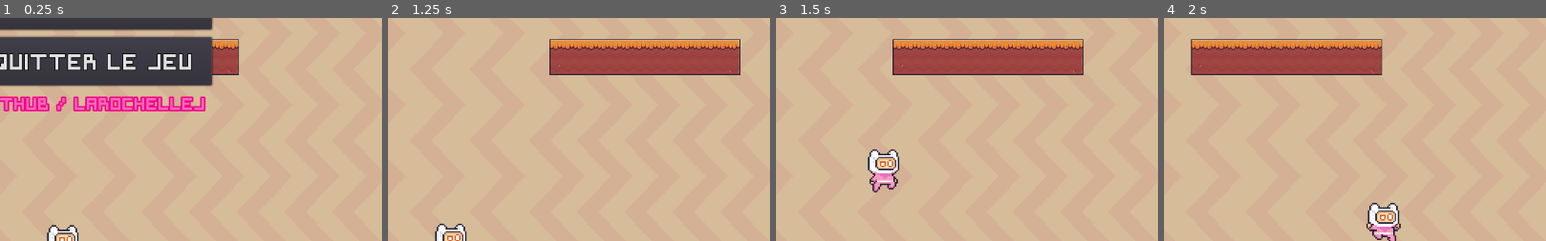
Above: before the commit, frames 1-4 (left to right).
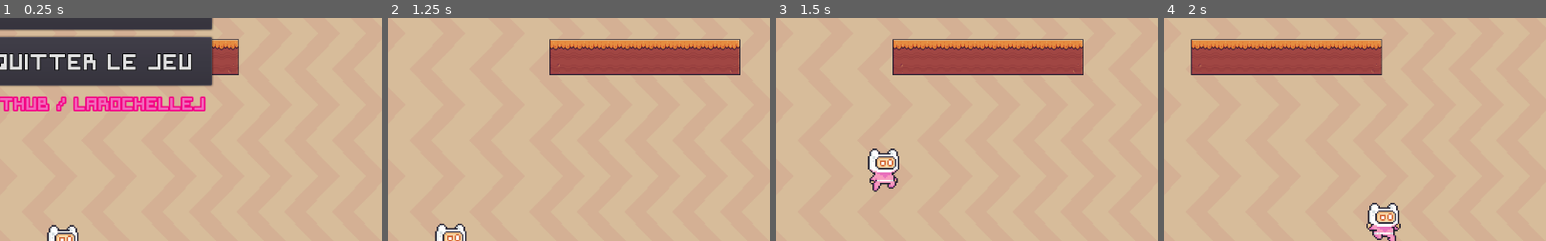
Above: after the commit, the same moments.

Repository: LarochelleJ/Jeu-final-Jeux2D-
Game: Godot game, scene res://Scenes/Main.tscn
Same seed, same stepped clock (60 frames per second), same inputs: the game is played once before the commit and once after it.
Inputs:
- Up to frame 1 (0.25 s): no input
- Up to frame 2 (1.25 s): click "Lancer le jeu" at 0.5 s
- Up to frame 3 (1.5 s): tap Enter (ui_accept) at 1.25 s; hold Right (ui_right) from 1.28 s (still down)
- Up to frame 4 (2 s): keep holding Right (ui_right); tap Enter (ui_accept) at 1.52 s
The pictures show only the part of the screen within x 36-86%, y 42-92%; the shares and areas given below are measured in that part.

Frames 1-2 are identical in both runs. In frame 3, 0.5% of the frame differs, in the area x 24-33%, y 58-79%; in frame 4, nothing differs.

Commit message:
Petites corrections
safe_margin sur la collision du joueur règle le jittering lorsque la gravité est élevé

Diff:
--- a/Scenes/Level.tscn
+++ b/Scenes/Level.tscn
@@ -101,6 +101,7 @@
 
 [node name="Player" parent="." instance=ExtResource( 4 )]
 position = Vector2( 457, 560 )
+collision/safe_margin = 0.3
 
 [node name="Plateforme" parent="." groups=["Static Platforms", "Static items"] instance=ExtResource( 1 )]
 position = Vector2( 200, 490 )
--- a/Scripts/Level.gd
+++ b/Scripts/Level.gd
@@ -88,7 +88,9 @@
 		# Lorsque le joueur atterit sur la première plateforme, la lave est lente afin de lui
 		# laisser une chance de bien commencer le niveau
 		else:
-			$Lava.position.y -= 1
+			# Si la vitesse de la lave a été modifiée et quelle est inférieur à 1
+			# On utilise cette valeur à la place
+			$Lava.position.y -= 1 if lava_speed > 1 else lava_speed
 
 func _reset_lava():
 	_lava_active = false
--- a/Scripts/Player.gd
+++ b/Scripts/Player.gd
@@ -5,7 +5,7 @@
 signal update_score(points)
 
 export var walk_speed = 0 setget change_speed
-export var gravity = 1500
+export(int, 0, 3000) var gravity = 1500
 export var jump_height = 900
 
 var _direction = Vector2.ZERO
